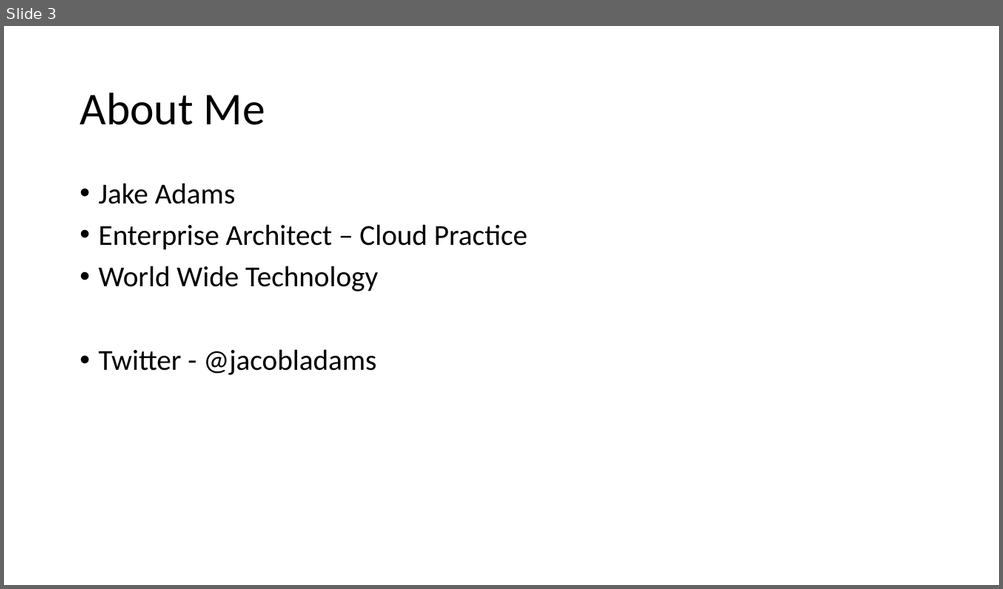
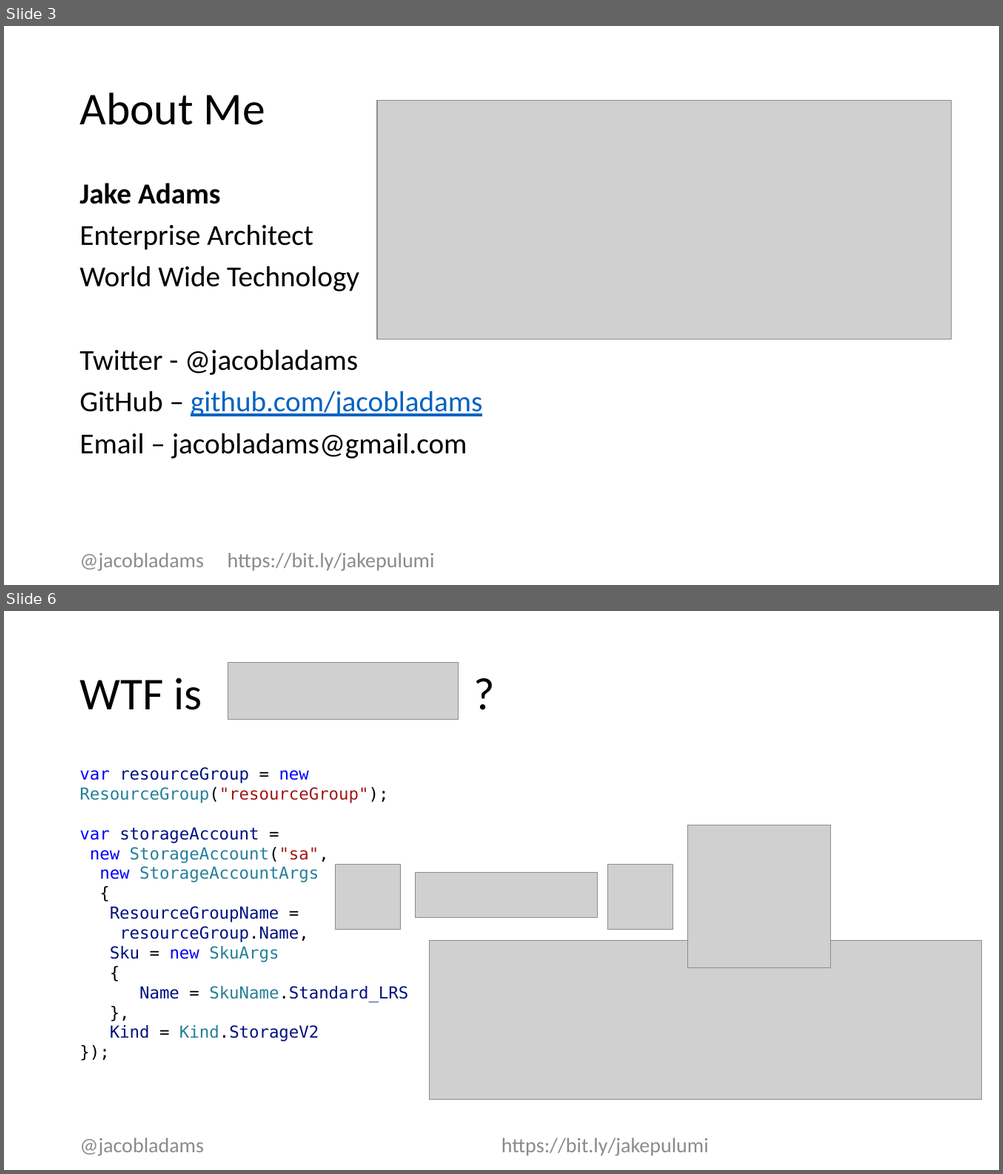
Before and after one commit to jacobladams/creating-cloud-infrastructure-with-c-sharp-and-pulumi, a slide deck: Creating Cloud Infrastructure with C# and Pulumi.pptx. Shown one above the other, each under a label of ours: slide 3 before the commit, slides 3 and 6 after it; the slides between them are not shown. The pictures are 1003x589 and 1003x1174 pixels, drawn with LibreOffice and Linux fonts; fonts in the diff are those of the drawing; grey boxes stand for pictures. Boxes give left, top, right and bottom in pixels: in the first picture for what was removed or moved away, otherwise in the second. Text is boxed around its words. In the diff, an @@ line names an element or a change of style, - is before the commit and + after.

```diff
--- a/Creating Cloud Infrastructure with C# and Pulumi.pptx
+++ b/Creating Cloud Infrastructure with C# and Pulumi.pptx
@@ slide 6 added at <box>4,611,999,1170</box>, background #FFFFFF @@
@@ picture added at <box>227,663,458,720</box> @@
@@ title added at <box>79,678,202,710</box>, 44 pt, text #000000 @@
+WTF is ?
@@ text added at <box>79,767,408,1042</box>, 16 pt, text #001080 @@
+var resourceGroup = new
+ResourceGroup("resourceGroup");
+var storageAccount =
+new StorageAccount("sa",
+new StorageAccountArgs
+{
+ResourceGroupName =
+resourceGroup.Name,
+Sku = new SkuArgs
+{
+Name = SkuName.Standard_LRS
+},
+Kind = Kind.StorageV2
+});
@@ picture added at <box>688,825,831,968</box> @@
@@ picture added at <box>336,864,400,929</box> @@
@@ picture added at <box>415,873,597,918</box> @@
@@ picture added at <box>608,865,672,930</box> @@
@@ picture added at <box>430,941,982,1100</box> @@
@@ text added at <box>79,1138,708,1156</box>, 20 pt, text #8C8C8C @@
+@jacobladams https://bit.ly/jakepulumi
@@ slide 3 changed as well @@
@@ picture added at <box>377,101,933,332</box> @@
@@ picture added at <box>377,101,950,339</box> @@
@@ text at <box>79,183,359,375</box>: bold on in "Jake Adams"; bullet • to none @@
@@ text at <box>79,224,313,250</box>: text changed @@
-• Enterprise Architect – Cloud Practice
+Enterprise Architect
@@ text at <box>79,391,483,459</box>: paragraphs added @@
+GitHub – github.com/jacobladams
+Email – jacobladams@gmail.com
@@ text added at <box>79,553,435,571</box>, 20 pt, text #8C8C8C @@
+@jacobladams https://bit.ly/jakepulumi
```
Also in this commit, not shown: 2 other slides changed, 9 other slides added, 2 slides removed, 35 other files.
